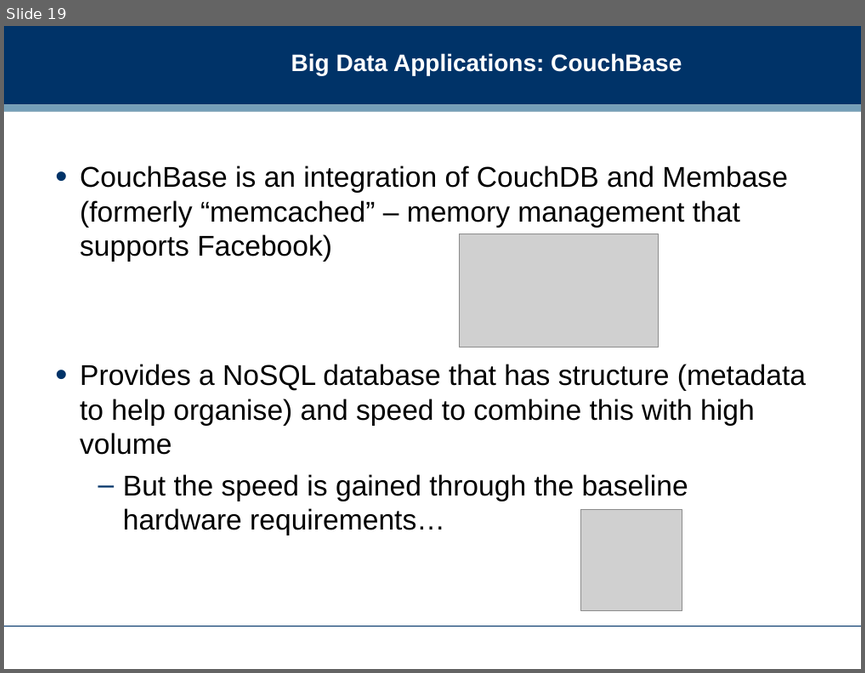
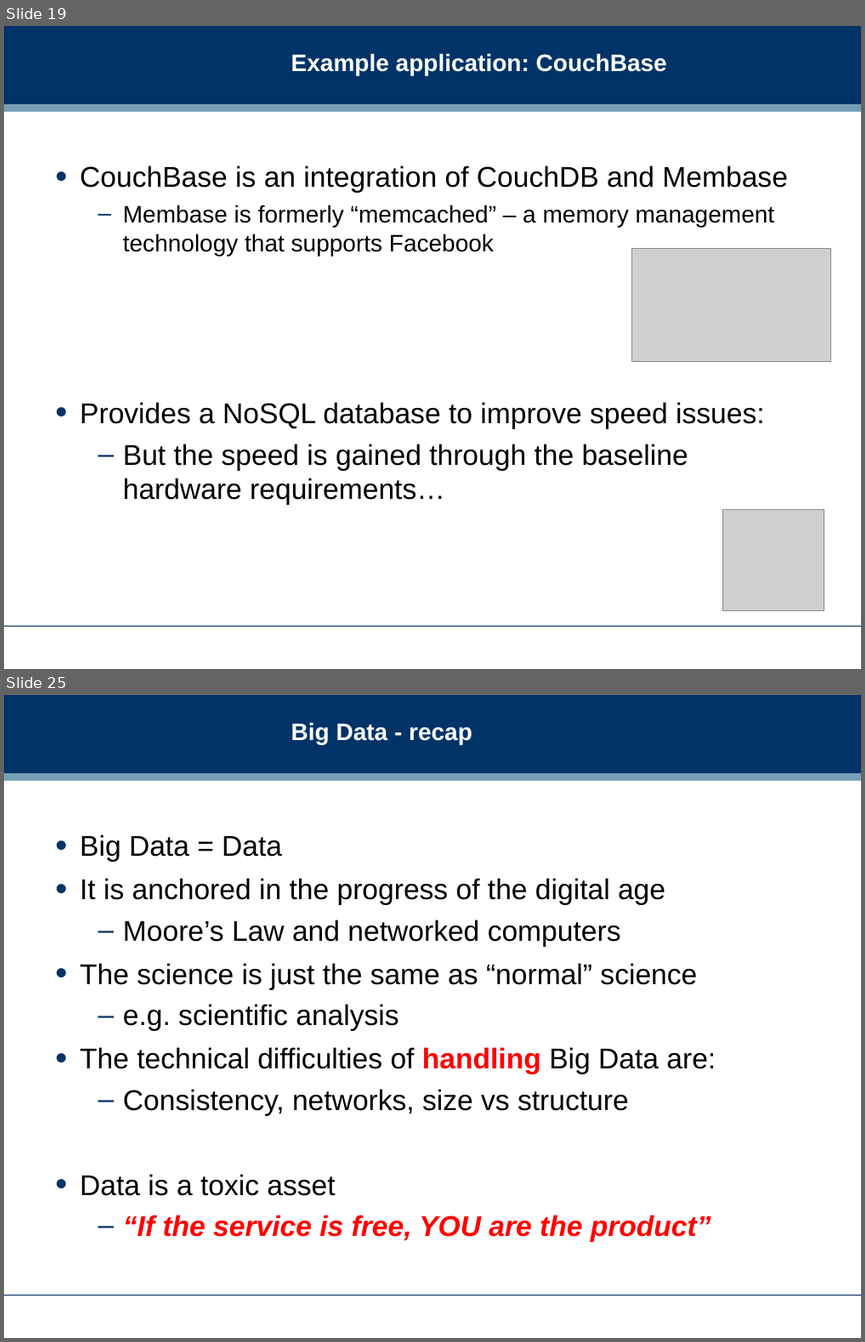
Before and after one commit to dreamind/ix, a slide deck: lectures/informatics-society/bigdata.ppt. Shown one above the other, each under a label of ours: slide 19 before the commit, slides 19 and 25 after it; the slides between them are not shown. The pictures are 865x673 and 865x1342 pixels, drawn with LibreOffice and Linux fonts; fonts in the diff are those of the drawing; grey boxes stand for pictures; background and template pictures are left out. Boxes give left, top, right and bottom in pixels: in the first picture for what was removed or moved away, otherwise in the second. Text is boxed around its words. In the diff, an @@ line names an element or a change of style, - is before the commit and + after.

Commit message:
Big Data slides and landing page updated

```diff
--- a/lectures/informatics-society/bigdata.ppt
+++ b/lectures/informatics-society/bigdata.ppt
@@ slide 25 added at bbox=[4, 695, 861, 1338], background #FFFFFF; not listed: 3 template elements that a slide beside it also shows @@
@@ title added at bbox=[291, 722, 472, 744], 20 pt, text #FFFFFF, bold @@
+Big Data - recap
@@ text added at bbox=[80, 834, 715, 1242], 24 pt, text #000000 @@
+• Big Data = Data
+• It is anchored in the progress of the digital age
+  – Moore’s Law and networked computers
+• The science is just the same as “normal” science
+  – e.g. scientific analysis
+• The technical difficulties of handling Big Data are:
+  – Consistency, networks, size vs structure
+• Data is a toxic asset
+  – “If the service is free, YOU are the product”
@@ slide 19 changed as well @@
@@ title at bbox=[291, 53, 667, 75]: text changed @@
-Big Data Applications: CouchBase
+Example application: CouchBase
@@ text at bbox=[80, 165, 788, 429]: text changed @@
-• CouchBase is an integration of CouchDB and Membase (formerly “memcached” – memory management that supports Facebook)
-• Provides a NoSQL database that has structure (metadata to help organise) and speed to combine this with high volume
+• CouchBase is an integration of CouchDB and Membase
+  – Membase is formerly “memcached” – a memory management technology that supports Facebook
+• Provides a NoSQL database to improve speed issues:
@@ picture: place and size @@
-picture at bbox=[459, 233, 658, 347]
+picture at bbox=[631, 248, 830, 362]
@@ picture: place and size @@
-picture at bbox=[580, 510, 681, 610]
+picture at bbox=[723, 510, 824, 610]
```
Also in this commit, not shown: 11 other slides changed, 12 other slides added, 12 slides removed, 1 other file.
